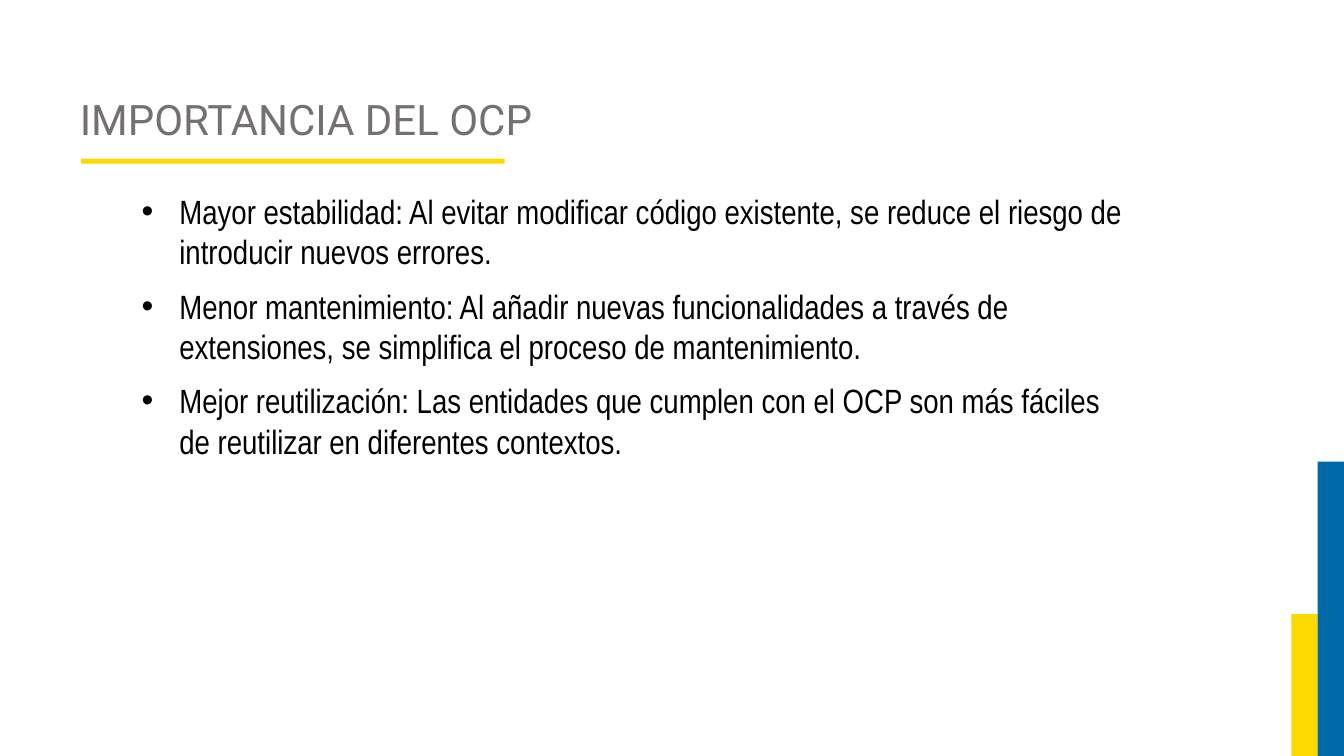
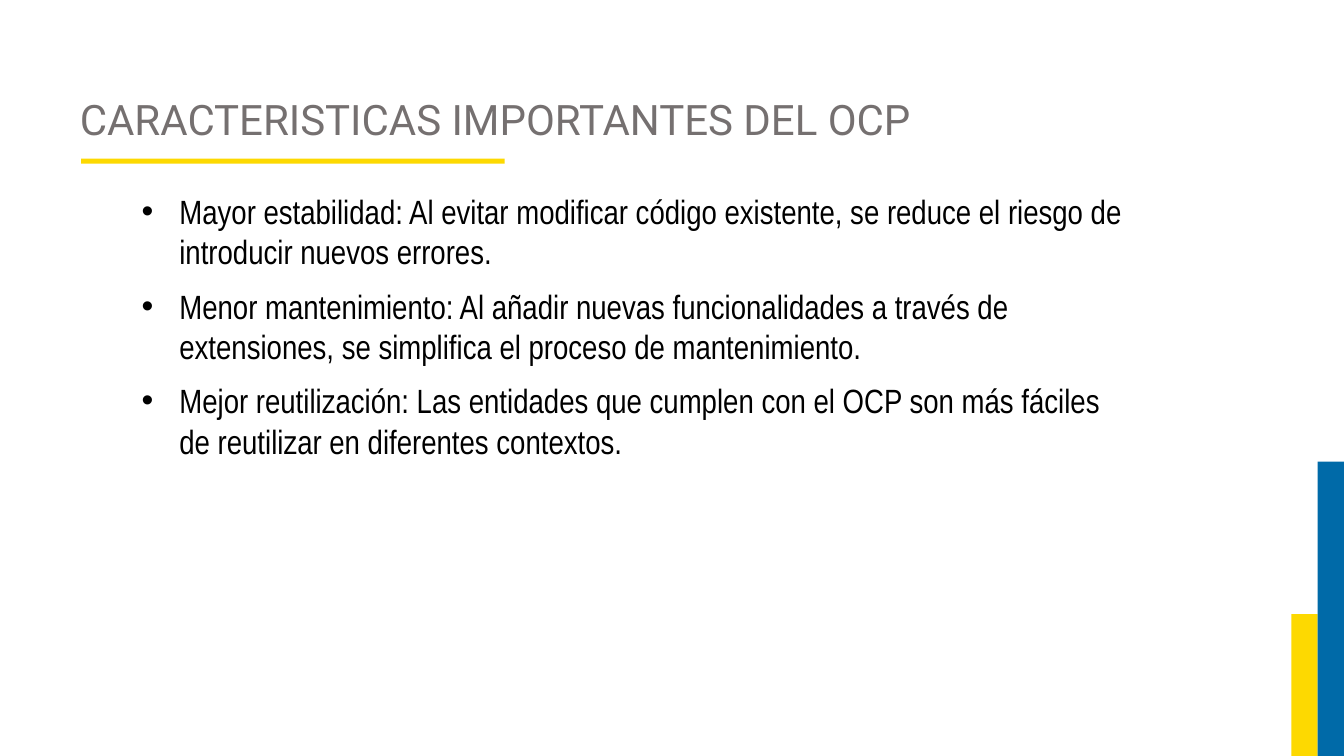
Before and after one commit to JorgeAlejandroAguirreGutierrez/proyecto-luis, a slide deck: slide 26 of Curso Ingenieria del Software 2/DIAPOSITIVAS DE INGENIERIA DEL SOFTWARE 2.pptx (slide 32 before the commit). Drawn at 1344x756 pixels with LibreOffice and Linux fonts; fonts in the diff are those of the drawing; background and template pictures are left out. Boxes give left, top, right and bottom in pixels: in the first picture for what was removed or moved away, otherwise in the second. Text is boxed around its words. In the diff, an @@ line names an element or a change of style, - is before the commit and + after.

```diff
--- a/Curso Ingenieria del Software 2/DIAPOSITIVAS DE INGENIERIA DEL SOFTWARE 2.pptx
+++ b/Curso Ingenieria del Software 2/DIAPOSITIVAS DE INGENIERIA DEL SOFTWARE 2.pptx
@@ title at [80, 105, 911, 136]: text changed @@
-IMPORTANCIA DEL OCP
+CARACTERISTICAS IMPORTANTES DEL OCP
```
Also in this commit, not shown: 8 other slides changed, 15 slides added, 6 slides removed, 22 other files.
